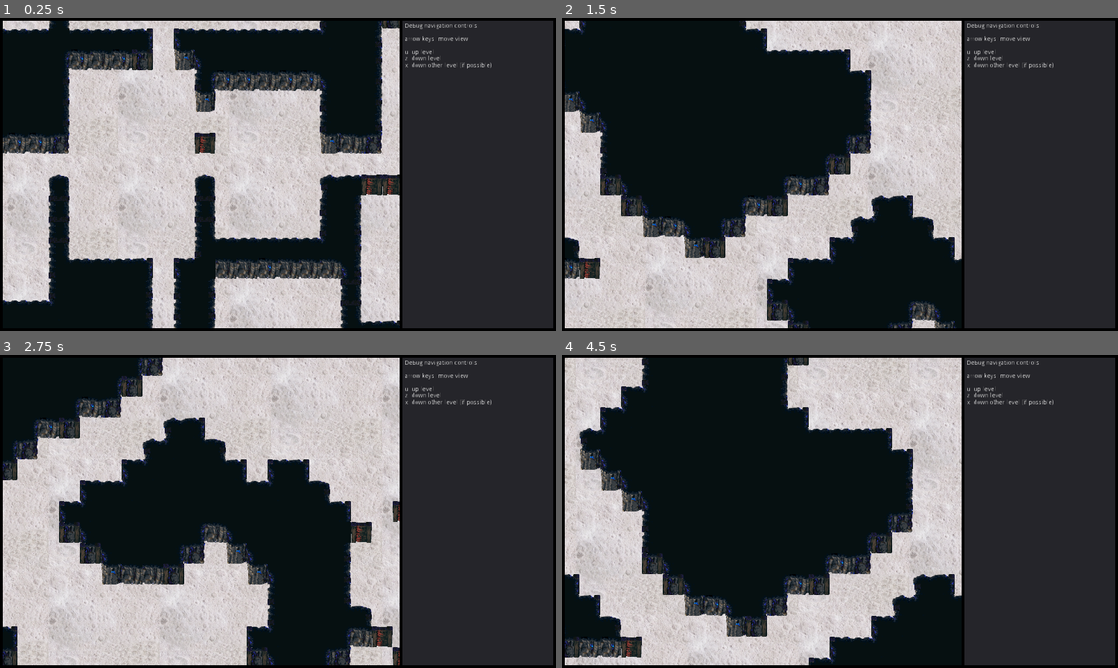
Above: before the commit, frames 1-4 (two rows, left to right).
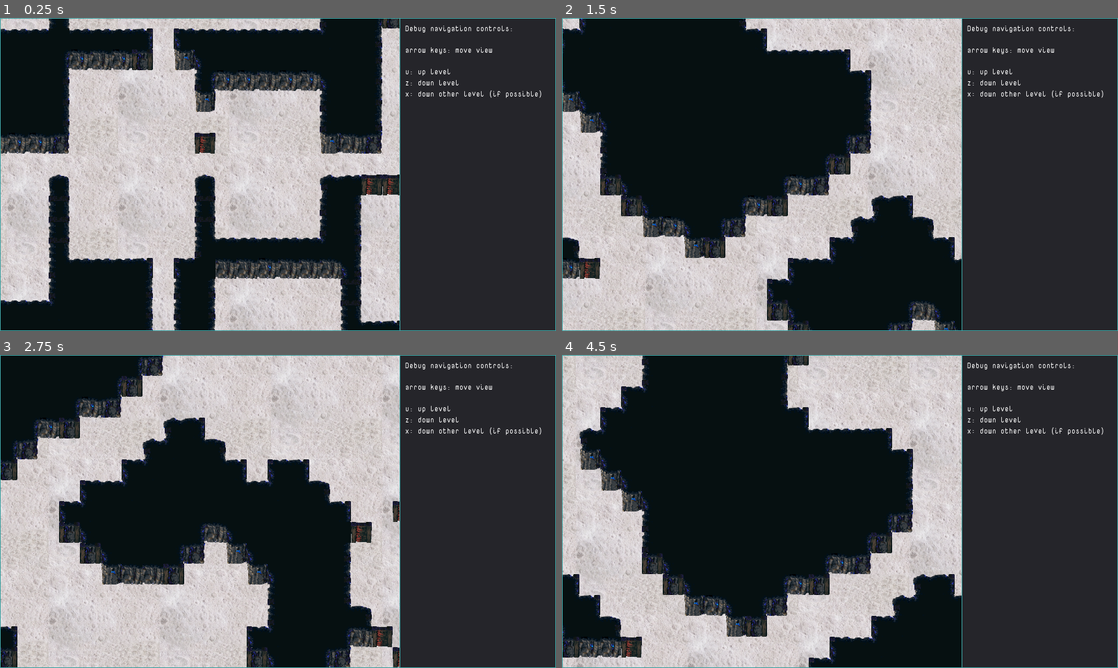
Above: after the commit, the same moments.

Repository: sarrowsmith/quasidroid
Game: Godot game, scene res://Main.tscn
Same seed, same stepped clock (60 frames per second), same inputs: the game is played once before the commit and once after it.
Inputs (mouse positions are in pixels of both pictures, inside the frame that each line leads up to):
- Up to frame 1 (0.25 s): no input
- Up to frame 2 (1.5 s): tap Enter at 0.5 s; move the mouse to (862, 196) at 0.52 s; hold Right (ui_right) 0.53-1.28 s; tap U at 0.6 s; click (862, 196) at 0.67 s; move the mouse to (728, 190) at 1.27 s; hold Down (ui_down) from 1.28 s (still down); tap Z at 1.35 s
- Up to frame 3 (2.75 s): move the mouse to (155, 392) at 2.02 s; release Down (ui_down) at 2.03 s; hold Right (ui_right) from 2.03 s (still down); tap X at 2.1 s; click (155, 392) at 2.17 s
- Up to frame 4 (4.5 s): move the mouse to (812, 574) at 2.77 s; release Right (ui_right) at 2.78 s; hold Up (ui_up) 2.78-3.53 s; tap U at 2.85 s; click (812, 574) at 2.92 s; move the mouse to (1006, 558) at 3.52 s; hold Left (ui_left) from 3.53 s (still down); tap Z at 3.6 s; move the mouse to (673, 464) at 4.27 s; tap X at 4.35 s

The runs differ from the first frame. In frame 1, 3.5% of the frame differs, in the area x 0-100%, y 0-100%; in frame 2, 3.6%; in frame 3, 3.6%; in frame 4, 3.6%.

Commit message:
Slight polish to visuals/tie in with site theme

Diff:
--- a/Main.tscn
+++ b/Main.tscn
@@ -1,7 +1,11 @@
-[gd_scene load_steps=3 format=2]
+[gd_scene load_steps=5 format=2]
 
 [ext_resource path="res://World.tscn" type="PackedScene" id=1]
 [ext_resource path="res://Main.gd" type="Script" id=2]
+[ext_resource path="res://resources/Resources/nova_mono.tres" type="DynamicFontData" id=3]
+
+[sub_resource type="DynamicFont" id=1]
+font_data = ExtResource( 3 )
 
 [node name="Main" type="Node2D"]
 script = ExtResource( 2 )
@@ -66,6 +70,7 @@
 [node name="RichTextLabel" type="RichTextLabel" parent="View/Panel/VSplitContainer"]
 margin_right = 336.0
 margin_bottom = 696.0
+custom_fonts/normal_font = SubResource( 1 )
 text = "Debug navigation controls:
 
 arrow keys: move view
@@ -82,10 +87,10 @@
 anchor_top = 1.0
 anchor_bottom = 1.0
 margin_left = -640.0
-margin_top = 354.0
+margin_top = 358.0
 margin_right = 640.0
 margin_bottom = 360.0
-color = Color( 0, 0, 0, 1 )
+color = Color( 0.243137, 0.635294, 0.635294, 1 )
 __meta__ = {
 "_edit_use_anchors_": false
 }
@@ -94,8 +99,8 @@
 margin_left = -640.0
 margin_top = -360.0
 margin_right = 640.0
-margin_bottom = -354.0
-color = Color( 0, 0, 0, 1 )
+margin_bottom = -358.0
+color = Color( 0.243137, 0.635294, 0.635294, 1 )
 __meta__ = {
 "_edit_use_anchors_": false
 }
@@ -103,19 +108,19 @@
 [node name="ColorRectLeft" type="ColorRect" parent="View"]
 margin_left = -640.0
 margin_top = -360.0
-margin_right = -634.0
+margin_right = -638.0
 margin_bottom = 360.0
-color = Color( 0, 0, 0, 1 )
+color = Color( 0.243137, 0.635294, 0.635294, 1 )
 __meta__ = {
 "_edit_use_anchors_": false
 }
 
 [node name="ColorRectRight" type="ColorRect" parent="View"]
-margin_left = 634.0
+margin_left = 638.0
 margin_top = -360.0
 margin_right = 640.0
 margin_bottom = 360.0
-color = Color( 0, 0, 0, 1 )
+color = Color( 0.243137, 0.635294, 0.635294, 1 )
 __meta__ = {
 "_edit_use_anchors_": false
 }
@@ -123,9 +128,9 @@
 [node name="ColorRectMid" type="ColorRect" parent="View"]
 margin_left = 280.0
 margin_top = -360.0
-margin_right = 286.0
+margin_right = 282.0
 margin_bottom = 360.0
-color = Color( 0, 0, 0, 1 )
+color = Color( 0.243137, 0.635294, 0.635294, 1 )
 __meta__ = {
 "_edit_use_anchors_": false
 }
--- /dev/null
+++ b/resources/Resources/nova_mono.tres
@@ -0,0 +1,4 @@
+[gd_resource type="DynamicFontData" format=2]
+
+[resource]
+font_path = "res://resources/Resources/NovaMono-Regular.ttf"
--- a/robots/Robots.tscn
+++ b/robots/Robots.tscn
@@ -1081,7 +1081,7 @@
 [node name="Down" type="AnimatedSprite" parent="0/Idle"]
 visible = false
 frames = SubResource( 9 )
-frame = 7
+frame = 3
 playing = true
 
 [node name="Up" type="AnimatedSprite" parent="0/Idle"]
@@ -1092,13 +1092,12 @@
 [node name="Left" type="AnimatedSprite" parent="0/Idle"]
 visible = false
 frames = SubResource( 31 )
-frame = 3
 playing = true
 
 [node name="Right" type="AnimatedSprite" parent="0/Idle"]
 visible = false
 frames = SubResource( 40 )
-frame = 6
+frame = 2
 playing = true
 
 [node name="Move" type="Node" parent="0"]
@@ -1127,98 +1126,98 @@
 [node name="Down" type="AnimatedSprite" parent="2/Idle"]
 visible = false
 frames = SubResource( 116 )
+frame = 6
+playing = true
+
+[node name="Up" type="AnimatedSprite" parent="2/Idle"]
+visible = false
+frames = SubResource( 117 )
+playing = true
+
+[node name="Left" type="AnimatedSprite" parent="2/Idle"]
+visible = false
+frames = SubResource( 126 )
+frame = 7
+playing = true
+
+[node name="Right" type="AnimatedSprite" parent="2/Idle"]
+visible = false
+frames = SubResource( 135 )
+frame = 6
+playing = true
+
+[node name="Move" type="Node" parent="2"]
+
+[node name="Down" type="AnimatedSprite" parent="2/Move"]
+visible = false
+frames = SubResource( 140 )
+
+[node name="Up" type="AnimatedSprite" parent="2/Move"]
+visible = false
+frames = SubResource( 145 )
+
+[node name="Left" type="AnimatedSprite" parent="2/Move"]
+visible = false
+frames = SubResource( 149 )
+
+[node name="Right" type="AnimatedSprite" parent="2/Move"]
+visible = false
+frames = SubResource( 153 )
+
+[node name="0-X" type="Node" parent="."]
+
+[node name="Idle" type="Node" parent="0-X"]
+
+[node name="Down" type="AnimatedSprite" parent="0-X/Idle"]
+visible = false
+frames = SubResource( 67 )
+frame = 4
+playing = true
+
+[node name="Up" type="AnimatedSprite" parent="0-X/Idle"]
+visible = false
+frames = SubResource( 68 )
+playing = true
+
+[node name="Left" type="AnimatedSprite" parent="0-X/Idle"]
+visible = false
+frames = SubResource( 72 )
+playing = true
+
+[node name="Right" type="AnimatedSprite" parent="0-X/Idle"]
+visible = false
+frames = SubResource( 89 )
+frame = 3
+playing = true
+
+[node name="Move" type="Node" parent="0-X"]
+
+[node name="Down" type="AnimatedSprite" parent="0-X/Move"]
+visible = false
+frames = SubResource( 94 )
+
+[node name="Up" type="AnimatedSprite" parent="0-X/Move"]
+visible = false
+frames = SubResource( 99 )
+
+[node name="Left" type="AnimatedSprite" parent="0-X/Move"]
+visible = false
+frames = SubResource( 103 )
+
+[node name="Right" type="AnimatedSprite" parent="0-X/Move"]
+visible = false
+frames = SubResource( 107 )
+
+[node name="2-X" type="Node" parent="."]
+
+[node name="Idle" type="Node" parent="2-X"]
+
+[node name="Down" type="AnimatedSprite" parent="2-X/Idle"]
+visible = false
+frames = SubResource( 162 )
 frame = 2
 playing = true
 
-[node name="Up" type="AnimatedSprite" parent="2/Idle"]
-visible = false
-frames = SubResource( 117 )
-playing = true
-
-[node name="Left" type="AnimatedSprite" parent="2/Idle"]
-visible = false
-frames = SubResource( 126 )
-frame = 2
-playing = true
-
-[node name="Right" type="AnimatedSprite" parent="2/Idle"]
-visible = false
-frames = SubResource( 135 )
-frame = 2
-playing = true
-
-[node name="Move" type="Node" parent="2"]
-
-[node name="Down" type="AnimatedSprite" parent="2/Move"]
-visible = false
-frames = SubResource( 140 )
-
-[node name="Up" type="AnimatedSprite" parent="2/Move"]
-visible = false
-frames = SubResource( 145 )
-
-[node name="Left" type="AnimatedSprite" parent="2/Move"]
-visible = false
-frames = SubResource( 149 )
-
-[node name="Right" type="AnimatedSprite" parent="2/Move"]
-visible = false
-frames = SubResource( 153 )
-
-[node name="0-X" type="Node" parent="."]
-
-[node name="Idle" type="Node" parent="0-X"]
-
-[node name="Down" type="AnimatedSprite" parent="0-X/Idle"]
-visible = false
-frames = SubResource( 67 )
-playing = true
-
-[node name="Up" type="AnimatedSprite" parent="0-X/Idle"]
-visible = false
-frames = SubResource( 68 )
-playing = true
-
-[node name="Left" type="AnimatedSprite" parent="0-X/Idle"]
-visible = false
-frames = SubResource( 72 )
-frame = 4
-playing = true
-
-[node name="Right" type="AnimatedSprite" parent="0-X/Idle"]
-visible = false
-frames = SubResource( 89 )
-frame = 6
-playing = true
-
-[node name="Move" type="Node" parent="0-X"]
-
-[node name="Down" type="AnimatedSprite" parent="0-X/Move"]
-visible = false
-frames = SubResource( 94 )
-
-[node name="Up" type="AnimatedSprite" parent="0-X/Move"]
-visible = false
-frames = SubResource( 99 )
-
-[node name="Left" type="AnimatedSprite" parent="0-X/Move"]
-visible = false
-frames = SubResource( 103 )
-
-[node name="Right" type="AnimatedSprite" parent="0-X/Move"]
-visible = false
-frames = SubResource( 107 )
-
-[node name="2-X" type="Node" parent="."]
-
-[node name="Idle" type="Node" parent="2-X"]
-
-[node name="Down" type="AnimatedSprite" parent="2-X/Idle"]
-visible = false
-frames = SubResource( 162 )
-frame = 6
-playing = true
-
 [node name="Up" type="AnimatedSprite" parent="2-X/Idle"]
 visible = false
 frames = SubResource( 163 )
@@ -1227,13 +1226,12 @@
 [node name="Left" type="AnimatedSprite" parent="2-X/Idle"]
 visible = false
 frames = SubResource( 172 )
-frame = 4
 playing = true
 
 [node name="Right" type="AnimatedSprite" parent="2-X/Idle"]
 visible = false
 frames = SubResource( 181 )
-frame = 5
+frame = 1
 playing = true
 
 [node name="Move" type="Node" parent="2-X"]
Binary file added: resources/Resources/NovaMono-Regular.ttf
